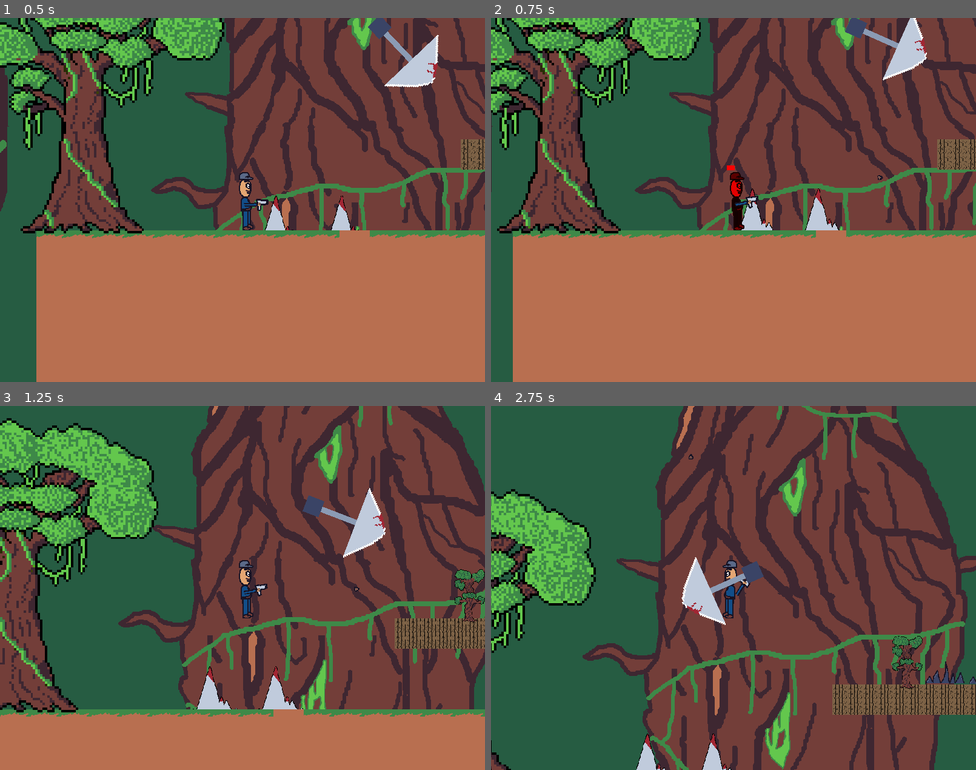
Above: before the commit, frames 1-4 (two rows, left to right).
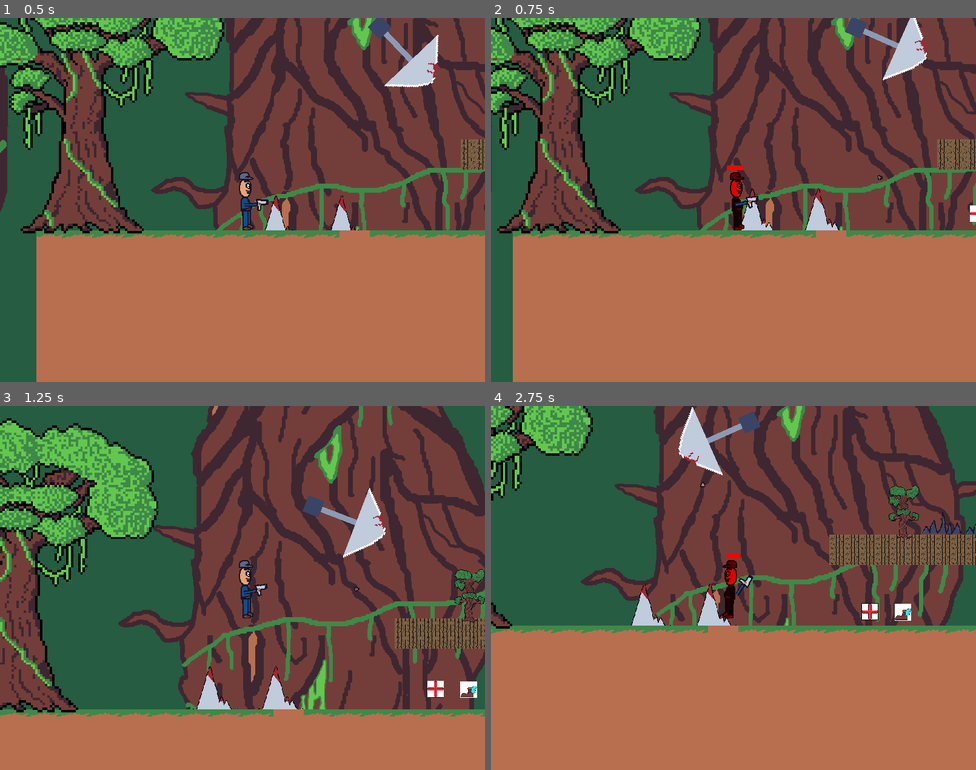
Above: after the commit, the same moments.

Repository: LeoTheG/game-jam-platformer
Game: Godot game, scene res://game.tscn
The game is run twice, just before and just after one commit, with the same random seed, the same clock (stepped at 60 frames per second) and the same inputs.
Inputs (mouse positions are in pixels of both pictures, inside the frame that each line leads up to):
- Up to frame 1 (0.5 s): no input
- Up to frame 2 (0.75 s): move the mouse to (840, 181) at 0.52 s; press the mouse at (840, 181) at 0.53 s; hold D (right) from 0.53 s (still down)
- Up to frame 3 (1.25 s): keep holding D (right); tap Space (jump) at 0.77 s
- Up to frame 4 (2.75 s): move the mouse to (636, 606) at 1.27 s; release the mouse at (636, 606) at 1.28 s; click (636, 606) at 1.35 s; tap Space (jump) at 1.52 s; move the mouse to (782, 507) at 2.02 s; release D (right) at 2.03 s; press the mouse at (782, 507) at 2.03 s; hold A (left) from 2.03 s (still down)

Frame 1 is identical in both runs. In frame 2, less than 0.1% of the frame differs, in the area x 50-100%, y 40-56%; in frame 3, 0.3%; in frame 4, 72%, in the area x 0-100%, y 0-100%.

Commit message:
added healthpack and double jump

Diff:
--- /dev/null
+++ b/DoubleJump.gd
@@ -0,0 +1,6 @@
+extends Relic
+var remainingJumps = 0
+var maxJumps = 2
+
+func handlePlayerEntered():
+	Globals.Player.maxNumTimesJumpedInAir = 1
--- a/characters/GunSoldier.gd
+++ b/characters/GunSoldier.gd
@@ -15,7 +15,7 @@
 var isCloseToPlayer = false
 var isFacingRight = true
 var health = 10
-const INITIAL_POSITION = Vector2(1350, -300)
+#const INITIAL_POSITION = Vector2(1350, -300)
 
 
 func _ready():
--- a/characters/player.gd
+++ b/characters/player.gd
@@ -9,6 +9,7 @@
 @onready var effectsAnimatedSprite2D = $EffectsAnimatedSprite2D
 @onready var effectsAnimationPlayer = $EffectsAnimationPlayer
 @onready var invincibilityTimer = $InvincibilityTimer
+@onready var healTimer = $HealTimer
 @onready var healthBar = $HealthBarColorRect
 @onready var area2D = $Area2D
 @onready var arm = $Arm
@@ -18,9 +19,9 @@
 const HEALTH_BAR_MAX_WIDTH_PX = 40
 const BULLET_POSITION_RIGHT = Vector2(63, -1)
 const BULLET_POSITION_LEFT = Vector2(-65, -1)
-const MAX_NUM_TIMES_JUMPED_IN_AIR = 1
+
 const WEAPON_COOLDOWN_SECONDS = 0.5
-const MAX_HEALTH = 50
+const MAX_HEALTH = 100
 
 # Get the gravity from the project settings to be synced with RigidBody nodes.
 var gravity = ProjectSettings.get_setting("physics/2d/default_gravity")
@@ -30,12 +31,13 @@
 var isHoldingMouseDown = false
 var health = MAX_HEALTH
 var audioFile = preload("res://audio/PlayerShoot.wav")
+var maxNumTimesJumpedInAir = 0
 
 func _ready():
 	actionRestTimer = Timer.new()
 	actionRestTimer.one_shot = true
 	add_child(actionRestTimer)
-
+	healTimer.connect("timeout", _on_healTimer_timeout)
 	invincibilityTimer.connect("timeout", _on_invincibilityTimer_timeout)
 	area2D.connect("body_entered", _on_area2D_body_entered)
 
@@ -63,6 +65,9 @@
 	animatedSprite2D.set_modulate(Color(1, 1, 1, 1))
 	healthBar.hide()
 
+func _on_healTimer_timeout():
+	animatedSprite2D.set_modulate(Color(1, 1, 1, 1))
+	healthBar.hide()
 
 func _physics_process(delta):
 	if Globals.GameOverScreen.is_visible():
@@ -76,7 +81,7 @@
 	# Handle Jump.
 	if (
 		Input.is_action_just_pressed("jump")
-		and (is_on_floor() or numTimesJumpedInAir < MAX_NUM_TIMES_JUMPED_IN_AIR)
+		and (is_on_floor() or numTimesJumpedInAir < maxNumTimesJumpedInAir)
 	):
 		velocity.y = JUMP_VELOCITY
 		if not is_on_floor():
@@ -170,10 +175,7 @@
 # called by enemies, dangerous objects, projectiles, etc
 var isAlive = true
 func damage(amount):
-	print("damaged")
-	print(isAlive)
 	if invincibilityTimer.time_left > 0:
-		print("timer")
 		return
 
 	health -= amount
@@ -191,3 +193,13 @@
 
 	invincibilityTimer.start()
 	animatedSprite2D.set_modulate(Color(1, 0, 0, 1))
+
+func heal(amount):
+	if healTimer.time_left > 0:
+		return
+	health += amount
+
+	healthBar.set_size(Vector2(HEALTH_BAR_MAX_WIDTH_PX * health / 100, 10))
+	healthBar.show()
+	healTimer.start()
+	animatedSprite2D.set_modulate(Color(0, .7, 1, 1))
--- a/characters/player.tscn
+++ b/characters/player.tscn
@@ -146,3 +146,7 @@
 position = Vector2(3, 14)
 sprite_frames = SubResource("SpriteFrames_b316n")
 offset = Vector2(32, 0)
+
+[node name="HealTimer" type="Timer" parent="."]
+wait_time = 0.5
+one_shot = true
--- a/game.tscn
+++ b/game.tscn
@@ -8,8 +8,40 @@
 [ext_resource type="PackedScene" uid="uid://bu6ofteu00vjb" path="res://static_objects/pendulum.tscn" id="5_qsajv"]
 [ext_resource type="Texture2D" uid="uid://cblrqifqjoclr" path="res://sprites/biggerBackground.png" id="6_2cauc"]
 [ext_resource type="PackedScene" uid="uid://dsk4ncg7ppyj2" path="res://characters/melee_soldier.tscn" id="8_1fqnm"]
+[ext_resource type="Script" path="res://static_objects/HealthPack.gd" id="8_235kv"]
+[ext_resource type="Texture2D" uid="uid://br4hfyme7i3cg" path="res://sprites/HealthPack.png" id="8_p7cvr"]
 [ext_resource type="PackedScene" uid="uid://ba2sdbqciuc8n" path="res://static_objects/tree.tscn" id="9_edt4l"]
 [ext_resource type="Texture2D" uid="uid://dtgkrfqi7erlt" path="res://sprites/Tree.png" id="10_rsedx"]
+[ext_resource type="Script" path="res://DoubleJump.gd" id="10_twr8v"]
+[ext_resource type="Texture2D" uid="uid://donh7uja1hlow" path="res://sprites/JumpBoots.png" id="11_kwl5w"]
+
+[sub_resource type="RectangleShape2D" id="RectangleShape2D_e4no2"]
+size = Vector2(61.8182, 61.8182)
+
+[sub_resource type="RectangleShape2D" id="RectangleShape2D_eboc6"]
+size = Vector2(34, 34)
+
+[sub_resource type="Animation" id="Animation_nax7l"]
+resource_name = "Floating"
+length = 3.0
+loop_mode = 1
+tracks/0/type = "value"
+tracks/0/imported = false
+tracks/0/enabled = true
+tracks/0/path = NodePath(".:position")
+tracks/0/interp = 1
+tracks/0/loop_wrap = true
+tracks/0/keys = {
+"times": PackedFloat32Array(0, 1.5, 3),
+"transitions": PackedFloat32Array(1, 1, 1),
+"update": 0,
+"values": [Vector2(498, -54), Vector2(498, -74), Vector2(498, -54)]
+}
+
+[sub_resource type="AnimationLibrary" id="AnimationLibrary_0m7tx"]
+_data = {
+"Floating": SubResource("Animation_nax7l")
+}
 
 [node name="Game" type="Node2D"]
 
@@ -49,6 +81,64 @@
 
 [node name="MeleeSoldier" parent="TileMap/Enemies" instance=ExtResource("8_1fqnm")]
 position = Vector2(1229, -3)
+
+[node name="HealthPack" type="Node2D" parent="TileMap"]
+position = Vector2(-28, 28)
+script = ExtResource("8_235kv")
+
+[node name="Sprite2D" type="Sprite2D" parent="TileMap/HealthPack"]
+position = Vector2(498, -54)
+scale = Vector2(0.55, 0.55)
+texture = ExtResource("8_p7cvr")
+
+[node name="StaticBody2D" type="StaticBody2D" parent="TileMap/HealthPack/Sprite2D"]
+
+[node name="CollisionShape2D" type="CollisionShape2D" parent="TileMap/HealthPack/Sprite2D/StaticBody2D"]
+shape = SubResource("RectangleShape2D_e4no2")
+disabled = true
+
+[node name="Area2D" type="Area2D" parent="TileMap/HealthPack/Sprite2D"]
+position = Vector2(-905.455, 98.1818)
+scale = Vector2(1.81818, 1.81818)
+
+[node name="CollisionShape2D" type="CollisionShape2D" parent="TileMap/HealthPack/Sprite2D/Area2D"]
+position = Vector2(498, -54)
+shape = SubResource("RectangleShape2D_eboc6")
+
+[node name="AnimationPlayer" type="AnimationPlayer" parent="TileMap/HealthPack"]
+root_node = NodePath("../Sprite2D")
+libraries = {
+"": SubResource("AnimationLibrary_0m7tx")
+}
+
+[node name="DoubleJump" type="Node2D" parent="TileMap"]
+position = Vector2(42, 29)
+script = ExtResource("10_twr8v")
+
+[node name="Sprite2D" type="Sprite2D" parent="TileMap/DoubleJump"]
+position = Vector2(498, -54)
+scale = Vector2(0.55, 0.55)
+texture = ExtResource("11_kwl5w")
+
+[node name="StaticBody2D" type="StaticBody2D" parent="TileMap/DoubleJump/Sprite2D"]
+
+[node name="CollisionShape2D" type="CollisionShape2D" parent="TileMap/DoubleJump/Sprite2D/StaticBody2D"]
+shape = SubResource("RectangleShape2D_e4no2")
+disabled = true
+
+[node name="Area2D" type="Area2D" parent="TileMap/DoubleJump/Sprite2D"]
+position = Vector2(-905.455, 98.1818)
+scale = Vector2(1.81818, 1.81818)
+
+[node name="CollisionShape2D" type="CollisionShape2D" parent="TileMap/DoubleJump/Sprite2D/Area2D"]
+position = Vector2(498, -54)
+shape = SubResource("RectangleShape2D_eboc6")
+
+[node name="AnimationPlayer" type="AnimationPlayer" parent="TileMap/DoubleJump"]
+root_node = NodePath("../Sprite2D")
+libraries = {
+"": SubResource("AnimationLibrary_0m7tx")
+}
 
 [node name="GameOverScreen" type="CanvasLayer" parent="."]
 visible = false
@@ -93,10 +183,10 @@
 
 [node name="Trees" type="Node2D" parent="."]
 
-[node name="BigassTree" type="Node2D" parent="Trees"]
+[node name="BigTree" type="Node2D" parent="Trees"]
 position = Vector2(318, 20)
 
-[node name="Sprite2D" parent="Trees/BigassTree" instance=ExtResource("9_edt4l")]
+[node name="Sprite2D" parent="Trees/BigTree" instance=ExtResource("9_edt4l")]
 position = Vector2(-701, -343)
 scale = Vector2(5, 5)
 texture = ExtResource("10_rsedx")
--- /dev/null
+++ b/static_objects/HealthPack.gd
@@ -0,0 +1,4 @@
+extends Relic
+
+func handlePlayerEntered():
+	Globals.Player.heal(+50)
--- a/static_objects/pendulum.tscn
+++ b/static_objects/pendulum.tscn
@@ -26,7 +26,7 @@
 }
 
 [node name="Pendulum" type="Node2D"]
-rotation = -0.31416
+rotation = -1.16693
 scale = Vector2(3, 3)
 script = ExtResource("1_am2dn")
 
--- /dev/null
+++ b/static_objects/relic.gd
@@ -0,0 +1,18 @@
+extends Node2D
+
+class_name Relic
+@onready var area2D = $Sprite2D/Area2D
+@onready var animationPlayer = $AnimationPlayer
+# Called when the node enters the scene tree for the first time.
+func _ready():
+	area2D.connect("body_entered", _on_body_entered)
+	animationPlayer.play("Floating")
+	pass # Replace with function body.
+
+func _on_body_entered(body):
+	if body.name == "Player":
+		handlePlayerEntered()
+		queue_free()
+
+func handlePlayerEntered():
+	pass
Not shown: 1 places in game.tscn that only renumber resources
Binary file added: sprites/HealthPack.aseprite
Binary file added: sprites/HealthPack.png
Not shown, added: sprites/HealthPack.png.import
Binary file added: sprites/JumpBoots.aseprite
Binary file added: sprites/JumpBoots.png
Not shown, added: sprites/JumpBoots.png.import
